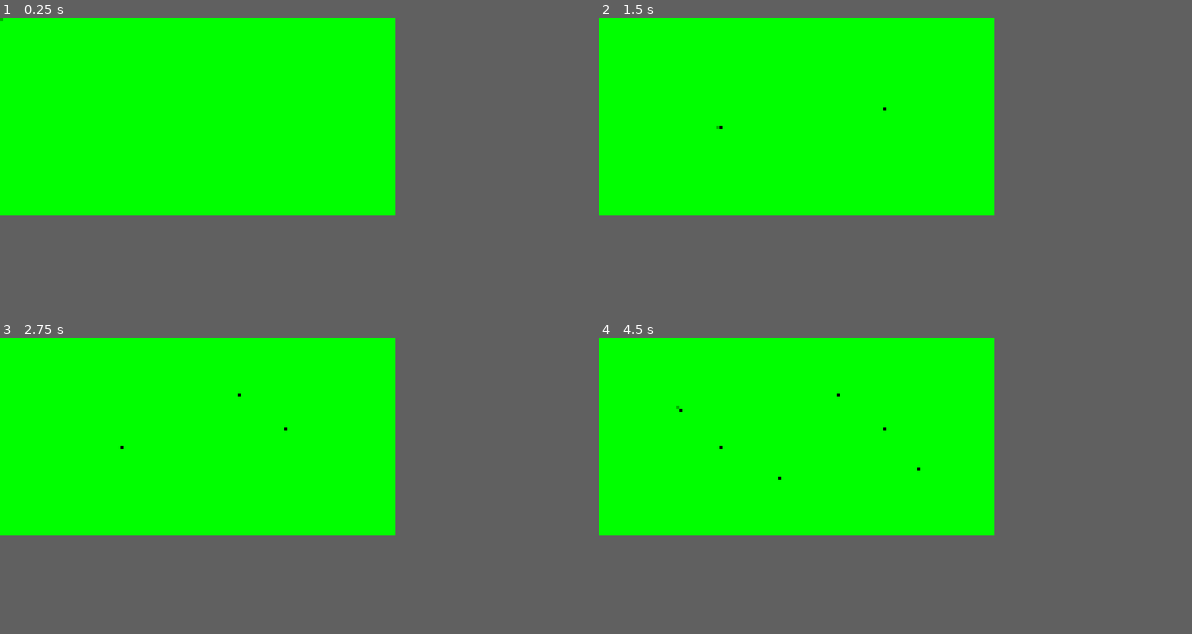
Above: before the commit, frames 1-4 (two rows, left to right).
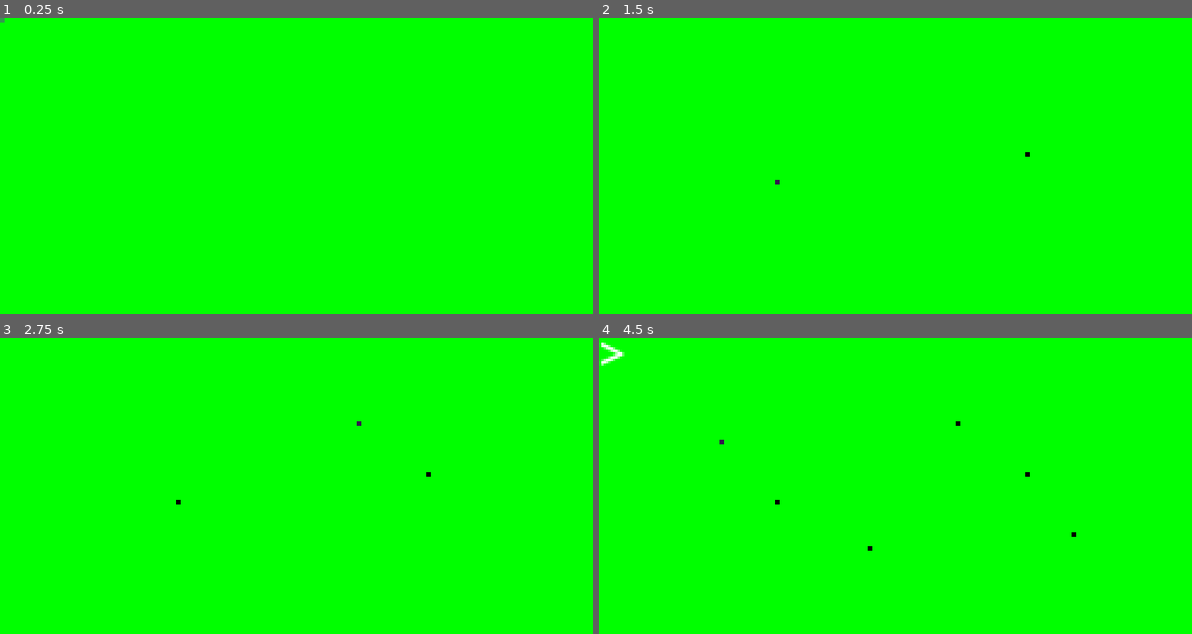
Above: after the commit, the same moments.

Repository: simonM-b/mitosis-sim
Game: Godot game, scene res://scenes/render.tscn
Same seed, same stepped clock (60 frames per second), same inputs: the game is played once before the commit and once after it.
Inputs (mouse positions are in pixels of both pictures, inside the frame that each line leads up to):
- Up to frame 1 (0.25 s): no input
- Up to frame 2 (1.5 s): tap Enter at 0.5 s; move the mouse to (883, 106) at 0.52 s; hold Space (start) 0.53-1.28 s; click (883, 106) at 0.67 s; tap Ctrl (stop) at 0.8, 1.35 s; move the mouse to (717, 127) at 1.27 s; click (717, 127) at 1.42 s
- Up to frame 3 (2.75 s): tap Space (start) at 1.55, 2 s; move the mouse to (237, 394) at 2.02 s; hold Ctrl (stop) from 2.03 s (still down); tap = (getCount) at 2.1 s; click (237, 394) at 2.17 s
- Up to frame 4 (4.5 s): tap Space (start) at 2.75, 2.85, 3.5, 4.25, 4.35 s; move the mouse to (776, 477) at 2.77 s; release Ctrl (stop) at 2.78 s; click (776, 477) at 2.92 s; move the mouse to (913, 465) at 3.52 s; hold Ctrl (stop) 3.53-4.28 s; click (913, 465) at 3.67 s; move the mouse to (676, 406) at 4.27 s; click (676, 406) at 4.42 s
In our replay, the window is 512x256 before the commit and 768x384 after it. These sizes can differ from the game's own. Grey fills any space a smaller window leaves; there, only what the larger window draws over its background counts as a difference.

The runs differ from the first frame. In frame 1, less than 0.1% of the frame differs, in the area x 0-1%, y 0-2%; in frame 2, less than 0.1%; in frame 3, less than 0.1%; in frame 4, 0.2%, in the area x 0-81%, y 1-72%.

Commit message:
made some rules and the start of more rules

Diff:
--- /dev/null
+++ b/GLOBAL.gd
@@ -0,0 +1,3 @@
+extends Node
+
+var playState = "stop"
--- a/project.godot
+++ b/project.godot
@@ -17,12 +17,12 @@
 
 [autoload]
 
-GLOBAL="*uid://tmfpltu0cqaj"
+GLOBAL="*uid://ck7t0kf7rvhrt"
 
 [display]
 
-window/size/viewport_width=128
-window/size/viewport_height=64
+window/size/viewport_width=256
+window/size/viewport_height=128
 window/stretch/mode="viewport"
 
 [input]
--- /dev/null
+++ b/scenes/render.gd
@@ -0,0 +1,14 @@
+extends Node2D
+
+
+# Called when the node enters the scene tree for the first time.
+func _ready() -> void:
+	pass # Replace with function body.
+
+
+# Called every frame. 'delta' is the elapsed time since the previous frame.
+func _process(delta: float) -> void:
+	if GLOBAL.playState == "play":
+		$"play pause".show()
+	else:
+		$"play pause".hide()
--- a/scenes/render.tscn
+++ b/scenes/render.tscn
@@ -1,11 +1,16 @@
 [gd_scene format=3 uid="uid://bwbnvoklh8sjx"]
 
 [ext_resource type="PackedScene" uid="uid://c5flkugc21hdo" path="res://scenes/main_game.tscn" id="1_6h3i2"]
+[ext_resource type="Script" uid="uid://be0xyojyoqdwu" path="res://scenes/render.gd" id="1_qul4c"]
 [ext_resource type="Script" uid="uid://cokqhj6n12hjd" path="res://scripts/fps.gd" id="2_pqwm0"]
 
 [node name="render" type="Node2D" unique_id=760240895]
+script = ExtResource("1_qul4c")
 
 [node name="main game" parent="." unique_id=1182790984 instance=ExtResource("1_6h3i2")]
+texture_filter = 1
+texture_repeat = 1
+scale = Vector2(2, 2)
 
 [node name="fps" type="Label" parent="." unique_id=1761164239]
 visible = false
@@ -13,3 +18,10 @@
 offset_bottom = 23.0
 theme_override_colors/font_color = Color(0, 0, 0, 1)
 script = ExtResource("2_pqwm0")
+
+[node name="play pause" type="Label" parent="." unique_id=1810364659]
+offset_top = -8.0
+offset_right = 33.0
+offset_bottom = 20.0
+theme_override_font_sizes/font_size = 20
+text = ">"
--- a/scripts/main_game.gd
+++ b/scripts/main_game.gd
@@ -5,14 +5,19 @@
 @onready var frameTimer = $"next frame"
 
 const cellPreload = preload("res://scenes/cell.tscn")
-var initDraw = true
+var initDraw:bool = true
 var drawPosition:Vector2 = Vector2(0,0)
 var drawCellArray = []
-var cursorColor = Color(Color.BLACK,0.3)
-var playState = "no cell action"
+var cursorColor:Color = Color(Color.REBECCA_PURPLE,0.5)
 
-var frame = 0
+const STOP = "stop"
+const PLAY = "play"
+
+var playState:String = STOP
+
+var frame:int = 0
 var offset:int = 0
+var divisionOffset:int = 2 #the size that the main game is scaled under the render node
 
 
 # Called when the node enters the scene tree for the first time.
@@ -21,47 +26,71 @@
 		OS.shell_open(ProjectSettings.globalize_path("res://docs/"))
 
 func _draw():
+	drawBG()
+	drawCells()
+	drawCursor()
+
+func _process(delta: float) -> void:
+	GLOBAL.playState = playState
+
+
+func drawBG():
 	draw_rect(Rect2(0, 0, size.x, size.y), Color.GREEN)
-	draw_rect(Rect2(drawPosition.x-offset, drawPosition.y-offset, 1, 1), cursorColor)
 
+func drawCursor():
+	draw_rect(Rect2(drawPosition.x, drawPosition.y, 1, 1), cursorColor)
+
+func drawCells():
 	for cell in drawCellArray:
 		draw_rect(Rect2(cell.x-offset, cell.y-offset, 1, 1), Color.BLACK)
 
-
-# Called every frame. 'delta' is the elapsed time since the previous frame.
-func _process(delta: float) -> void:
-	pass
 
 func wait(seconds: float) -> void:
 	await get_tree().create_timer(seconds).timeout
 
 func _input(event):
-	# Mouse in viewport coordinates.
-	if event is InputEventMouseMotion:
-		drawPosition = event.position
-		queue_redraw()
-	if event is InputEventMouseButton:
+	handleMousePress(event)
+	handleCursor(event)
+	handleKeyBinds(event)
+
+func handleMousePress(event):
+	if event is InputEventMouseButton: #handles putting cell down/into the array when there is a mouse left clikc
 		if event.button_index == MOUSE_BUTTON_LEFT and event.pressed:
 			Input.set_mouse_mode(Input.MOUSE_MODE_HIDDEN)
-			drawCellArray.append(Vector2(roundf(event.position.x),roundf(event.position.y)))
+			var x = Vector2(roundf(event.position.x/divisionOffset),roundf(event.position.y/divisionOffset))
+			drawCellArray.push_front(x)
 			queue_redraw()
 
+func handleCursor(event):
+	if event is InputEventMouseMotion: #handles the mouse cursor
+		drawPosition = Vector2(roundf(event.position.x/divisionOffset),roundf(event.position.y/divisionOffset))
+		queue_redraw()
 
-	if event is InputEventKey and event.pressed:
+
+func handleKeyBinds(event):
+	if event is InputEventKey and event.pressed: #when click esc it shows the mouse cursor
 		if event.keycode == KEY_ESCAPE:
 			Input.set_mouse_mode(Input.MOUSE_MODE_VISIBLE)
 
-	if event.is_action_pressed("start"):
+	if event.is_action_pressed("start"): #when click space it starts the simulation
 		frameTimer.start()
-		playState = "run cell"
+		playState = PLAY
 
-	if event.is_action_pressed("stop"):
+	if event.is_action_pressed("stop"): #when click controll or command it pauses the simulation
 		frameTimer.stop()
-		playState = "no cell action"
+		playState = STOP
+
 
 func nextFrame():
+	frame += 1
 	print("FRAME NUMB: ",frame)
+
+	print(drawCellArray)
+
 	for cell in drawCellArray:
+		var touchingCells = 0
+		var duplicateCell = 0
+		#print("CELL x:",cell.x," Y:",cell.y)
 		for NeighborCell in drawCellArray:
 			#over by one +x same y
 			#over by -x same y
@@ -71,17 +100,43 @@
 			#over by -x -y
 			#same x +y
 			#same x -y
-			#print("CELL x:",cell.x," Y:",cell.y)
-			if cell.x+1 == NeighborCell.x: #alive cell to the right
-				print("cell +1x over")
-			elif cell.x-1 == NeighborCell.x: #alive cell to the left
-				print("cell -1x over")
-			elif cell.y-1 == NeighborCell.y: #alive cell above
-				print("cell -1y over")
-			elif cell.y+1 == NeighborCell.y: #alive cell left
-				print("cell +1y over")
+			if cell == NeighborCell:
+				duplicateCell += 1
+				continue
+			elif cell.x+1 == NeighborCell.x and cell.y == NeighborCell.y: #alive cell to the right
+				touchingCells += 1
+				continue
+			elif cell.x-1 == NeighborCell.x and cell.y == NeighborCell.y: #alive cell to the left
+				touchingCells += 1
+				continue
+			elif cell.y-1 == NeighborCell.y and cell.x == NeighborCell.x: #alive cell above
+				touchingCells += 1
+				continue
+			elif cell.y+1 == NeighborCell.y and cell.x == NeighborCell.x: #alive cell left
+				touchingCells += 1
+				continue
+			elif cell.x-1 == NeighborCell.x and cell.y-1 == NeighborCell.y: #top left corner
+				touchingCells += 1
+				continue
+			elif cell.x+1 == NeighborCell.x and cell.y-1 == NeighborCell.y: #top right corner
+				touchingCells += 1
+				continue
+			elif cell.x-1 == NeighborCell.x and cell.y+1 == NeighborCell.y: #botom left corner
+				touchingCells += 1
+				continue
+			elif cell.x+1 == NeighborCell.x and cell.y+1 == NeighborCell.y: #bottom right corner
+				touchingCells += 1
+				continue
+
+		if duplicateCell > 1:
+			drawCellArray.erase(cell)
+
+		if touchingCells == 8:
+			await wait(0.1)
+			drawCellArray.erase(cell)
+
+	queue_redraw()
 
 
 func _on_next_frame_timeout() -> void:
-	frame += 1
 	nextFrame()
Not shown, added: GLOBAL.gd.uid
Not shown, added: scenes/render.gd.uid
